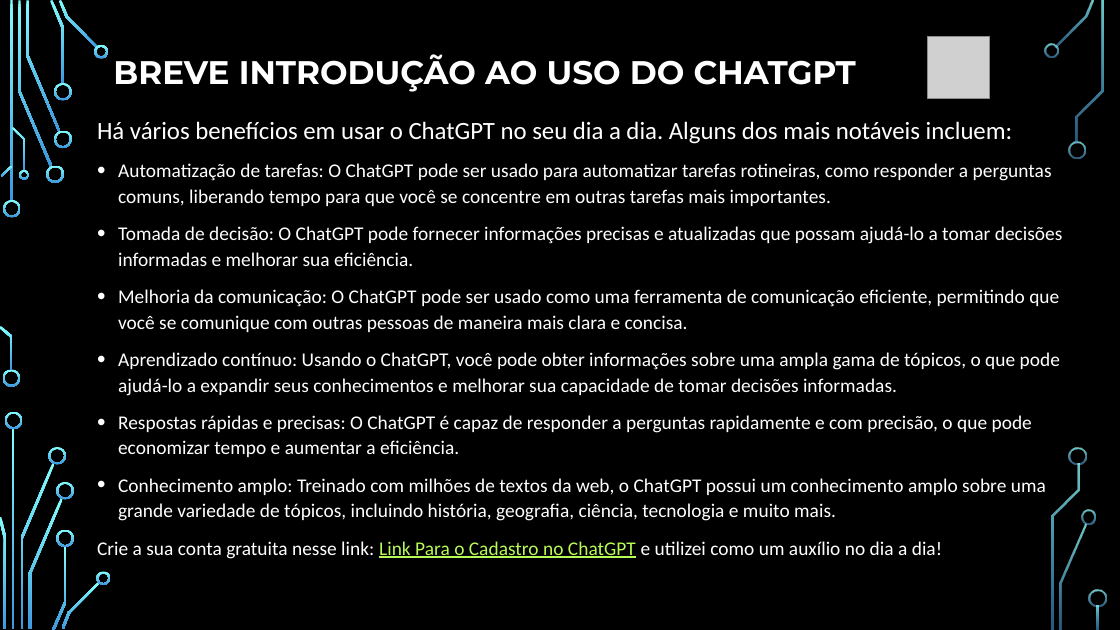
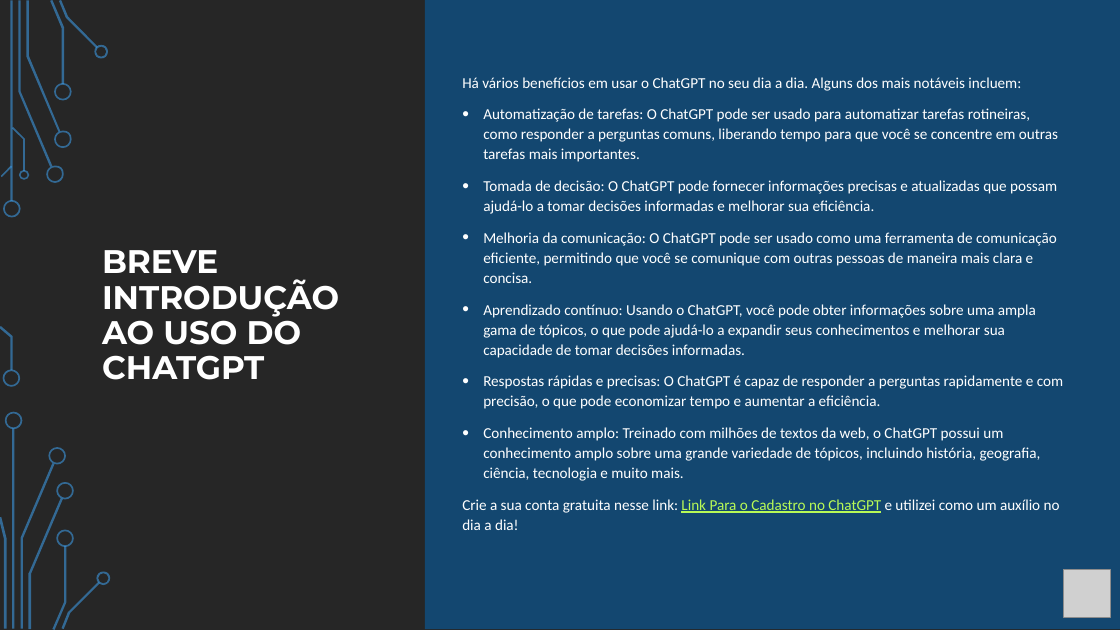
Before and after one commit to VitorKaviski/Curso_Kaviski_Excel_Basico_ao_Avancado, a slide deck: slide 21 of Curso Excel/Básico/Aula 1/Aula 1 - Excel/Curso Excel - Básico - Modelo Slides 1.pptx (slide 17 before the commit). Drawn at 1120x630 pixels with LibreOffice and Linux fonts; fonts in the diff are those of the drawing; grey boxes stand for pictures; background and template pictures are left out. Boxes give left, top, right and bottom in pixels: in the first picture for what was removed or moved away, otherwise in the second. Text is boxed around its words. In the diff, an @@ line names an element or a change of style, - is before the commit and + after.

```diff
--- a/Curso Excel/Básico/Aula 1/Aula 1 - Excel/Curso Excel - Básico - Modelo Slides 1.pptx
+++ b/Curso Excel/Básico/Aula 1/Aula 1 - Excel/Curso Excel - Básico - Modelo Slides 1.pptx
@@ rectangle added at <box>0,0,1120,630</box>, fill #262626 @@
@@ round diag rect added at <box>425,0,1120,629</box>, fill #134770 @@
@@ text "Há vários benefícios em usar ...": place and size @@
-text "Há vários benefícios em usar ..." at <box>97,121,1063,559</box>
+text "Há vários benefícios em usar ..." at <box>462,77,1063,530</box>
@@ text "Há vários benefícios em usar ..." at <box>462,77,1063,530</box>: size 21.3 to 13 pt in "Há vários benefícios em usar o ChatGPT ..."; size 16.6 to 13 pt @@
@@ title "BREVE INTRODUÇÃO AO USO DO ..." rewrapped from <box>113,54,856,92</box> to <box>102,250,339,380</box> @@
@@ group added at <box>0,0,111,630</box>: 24 freeform shapes, 2 rectangles @@
@@ picture: place and size @@
-picture at <box>928,36,990,99</box>
+picture at <box>1064,570,1111,618</box>
@@ group removed at <box>3,44,1107,628</box>: 19 freeform shapes @@
```
Also in this commit, not shown: 8 other slides changed, 5 slides added, 2 other files.
